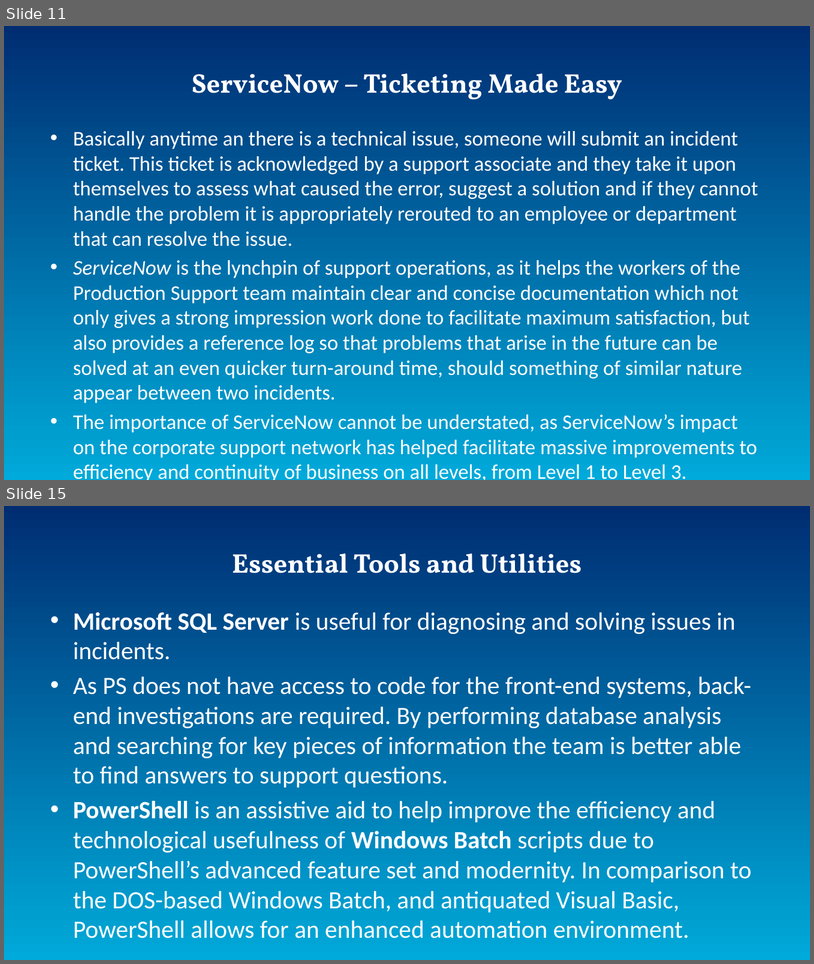
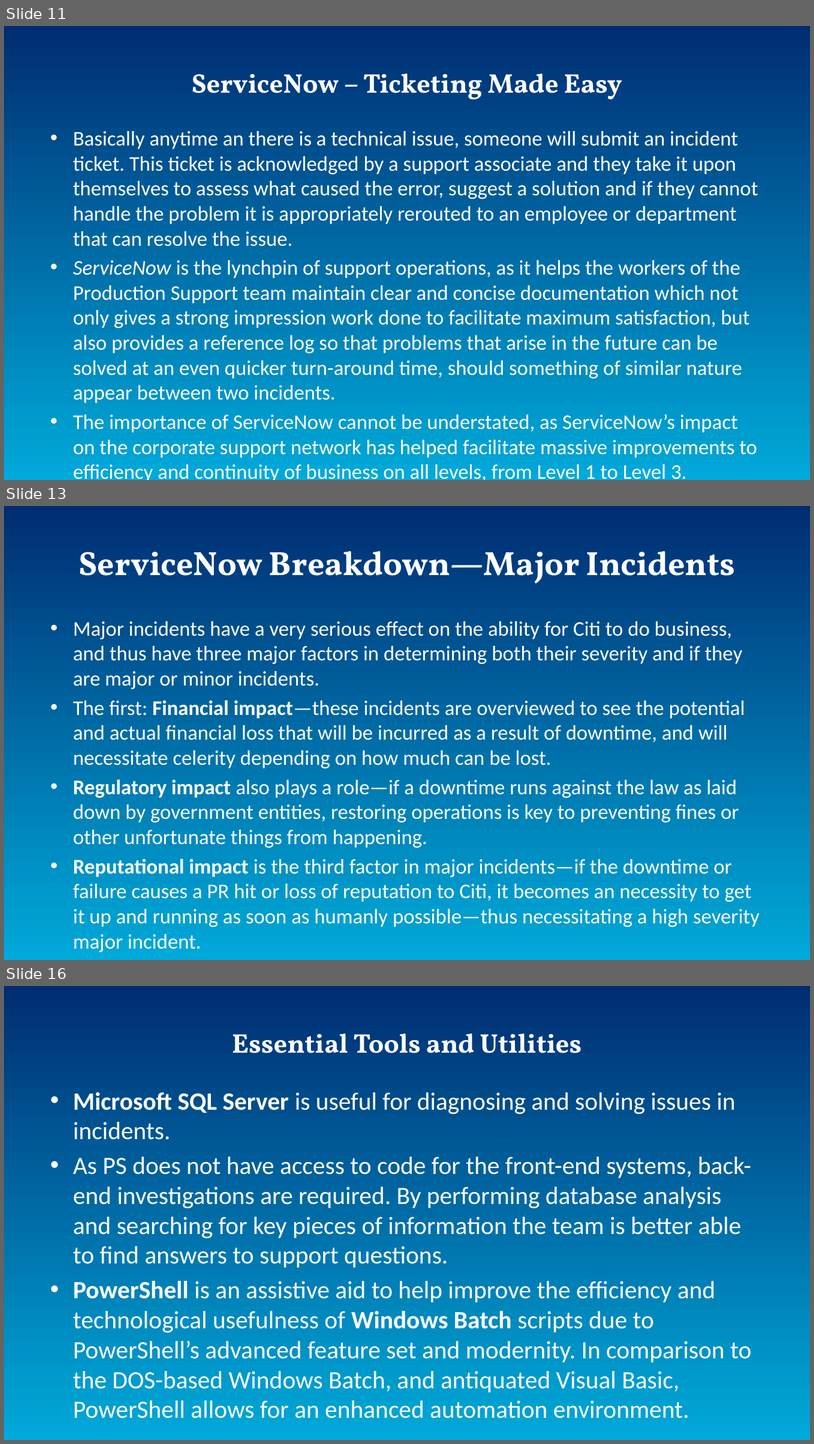
Before and after one commit to AsamiT/selflearn, a slide deck: InternProject.pptx. Shown one above the other, each under a label of ours: slides 11 and 15 before the commit, slides 11, 13 and 16 after it; the slides between them are not shown. The pictures are 814x964 and 814x1444 pixels, drawn with LibreOffice and Linux fonts; fonts in the diff are those of the drawing. Boxes give left, top, right and bottom in pixels: in the first picture for what was removed or moved away, otherwise in the second. Text is boxed around its words. In the diff, an @@ line names an element or a change of style, - is before the commit and + after.

```diff
--- a/InternProject.pptx
+++ b/InternProject.pptx
@@ slide 13 added at (4, 506, 810, 960), background gradient #002D72 to #009DCF to #00AADA @@
@@ title added at (79, 551, 735, 583), 40 pt, text #FFFFFF, bold @@
+ServiceNow Breakdown—Major Incidents
@@ text added at (73, 621, 760, 952), 24.8 pt, text #FFFFFF @@
+• Major incidents have a very serious effect on the ability for Citi to do business, and thus have three major factors in determining both their severity and if they are major or minor incidents.
+• The first: Financial impact—these incidents are overviewed to see the potential and actual financial loss that will be incurred as a result of downtime, and will necessitate celerity depending on how much can be lost.
+• Regulatory impact also plays a role—if a downtime runs against the law as laid down by government entities, restoring operations is key to preventing fines or other unfortunate things from happening.
+• Reputational impact is the third factor in major incidents—if the downtime or failure causes a PR hit or loss of reputation to Citi, it becomes an necessity to get it up and running as soon as humanly possible—thus necessitating a high severity major incident.
@@ what was slide 15 is now slide 16 @@
```
Also in this commit, not shown: 9 slides changed, 2 other slides added.
